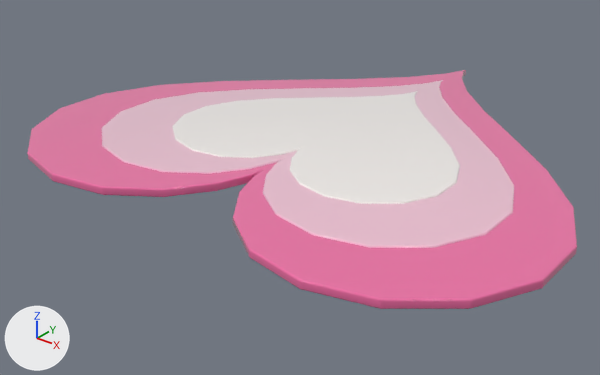
A saved change to the glTF model public/assets/interiors/shared/rug_heart.glb.
Rendered twice from a 50 mm camera at (1.62, -2.29, 1.15) aimed at (-0.07, -0.17, -0.16). Arrows for +X, +Y and +Z are at lower left; the lights stay in place. The older version comes first.

Names of what the first picture shows: 'rug_heart'.
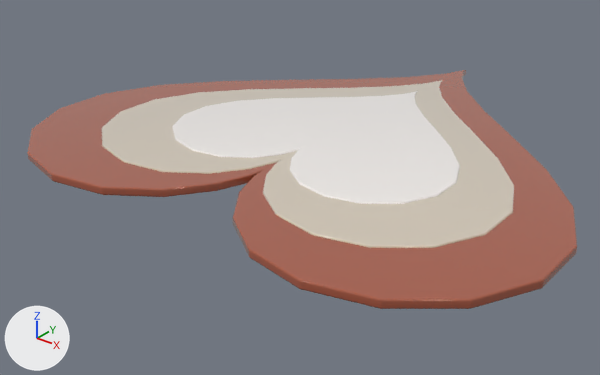
Changed parts and their boxes [x1, y1, x2, y2] in the pictures (600 x 375 px):
'rug_heart', recoloured
    both: [27, 70, 577, 309]

Edits to the bpy script that builds the scene:
```text
Change mat_accent2_011:
    mat_accent2_011.base_color: (0.871, 0.144, 0.371) -> (0.392, 0.0908, 0.0437)  # pink #f06aa4 -> brown #a8553b
Change mat_accent_011:
    mat_accent_011.base_color: (0.939, 0.546, 0.687) -> (0.694, 0.604, 0.479)  # pink #f8c3d8 -> pale yellow #d9ccb8
```
